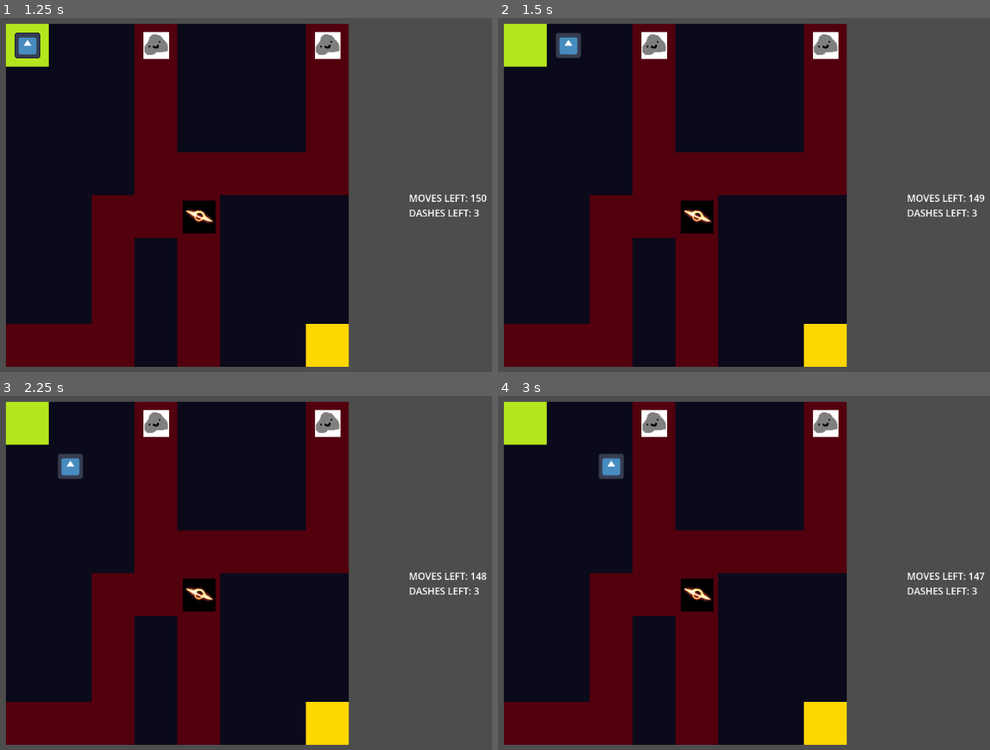
Above: before the commit, frames 1-4 (two rows, left to right).
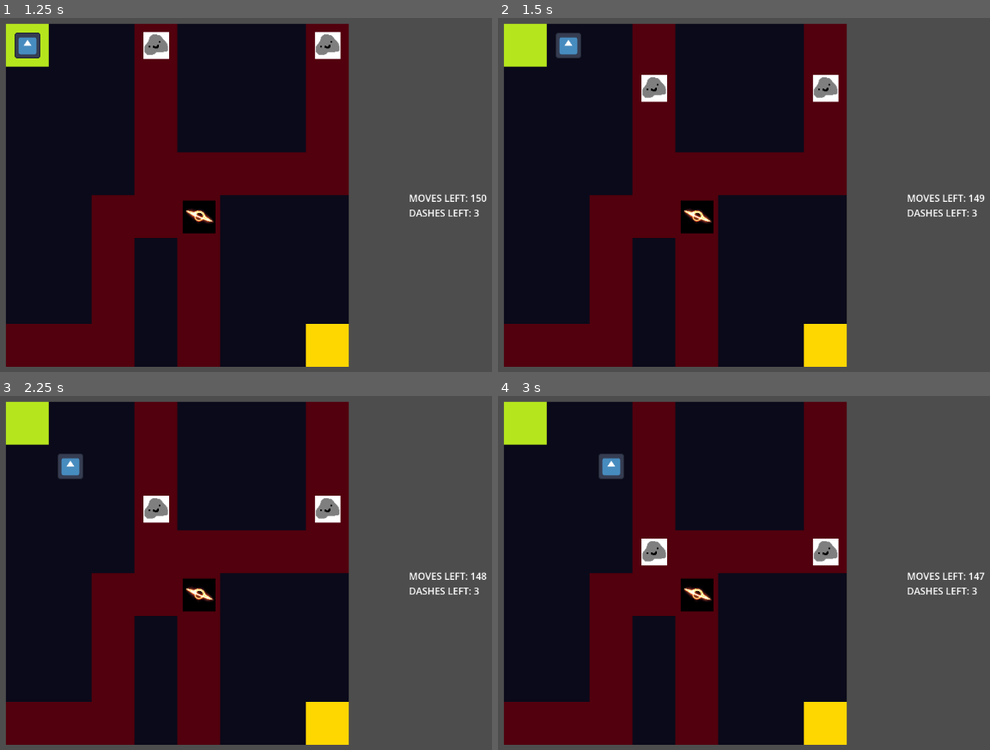
Above: after the commit, the same moments.

Repository: XilefEel/gameseed-2026
Game: Godot game, scene res://scenes/MainMenu.tscn
The game is run twice, just before and just after one commit, with the same random seed, the same clock (stepped at 60 frames per second) and the same inputs. The engine's default icon, where the game draws it, is replaced by a stand-in: a white triangle on a blue panel in a dark square.
Inputs:
- Up to frame 1 (1.25 s): click "Play" at 0.5 s
- Up to frame 2 (1.5 s): tap Enter at 1.25 s; hold Right (ui_right) from 1.28 s (still down); hold Shift from 1.28 s (still down)
- Up to frame 3 (2.25 s): tap Space at 2 s; release Right (ui_right) at 2.03 s; release Shift at 2.03 s; hold Down (ui_down) from 2.03 s (still down); tap Shift at 2.1 s
- Up to frame 4 (3 s): tap Enter at 2.75 s; release Down (ui_down) at 2.78 s; hold Right (ui_right) from 2.78 s (still down); hold E from 2.78 s (still down)

Frame 1 is identical in both runs. In frame 2, 1.7% of the frame differs, in the area x 29-70%, y 3-24%; in frame 3, 1.7%; in frame 4, 1.7%.

Commit message:
added working blackhole path curving

Diff:
--- a/scripts/player.gd
+++ b/scripts/player.gd
@@ -61,31 +61,30 @@
 
 
 func move(dir: Vector2i) -> void:
+	if is_in_red_zone(current_cell):
+		await game_over()
+		return
+
 	var next = current_cell + dir
 	if not grid.is_in_bounds(next) or grid.is_wall(next):
 		return
 
-	for b in blackholes:
-		if b.is_on_blackhole(next):
-			await game_over()
-			return
-
-	var cost = 1
-	for b in blackholes:
-		if b.is_yellow_zone(current_cell) or b.is_red_zone(current_cell):
-			cost = 2
-			break
+	if is_on_blackhole(next):
+		await game_over()
+		return
+
+	var cost = 2 if is_in_yellow_zone(current_cell) else 1
 
 	if moves_left < cost:
 		return
 
-	# var prev_cells = step_asteroids()
+	var prev_cells = step_asteroids()
 	current_cell = next
 	await move_to_cell(current_cell)
 
-	# if check_asteroid_collisions(prev_cells):
-	# 	await game_over()
-	# 	return
+	if check_asteroid_collisions(prev_cells):
+		await game_over()
+		return
 
 	moves_left -= cost
 
@@ -97,25 +96,43 @@
 	if dashes_left <= 0 or moves_left <= 0:
 		return
 
+	var dash_path := []
+	var curve := Vector2i.ZERO
+
+	for b in blackholes:
+		for i in range(1, 4):
+			var path_cell = current_cell + dir * i
+			if b.is_yellow_zone(path_cell) or b.is_red_zone(path_cell):
+				curve = get_curve_direction(dir, b.cell)
+				break
+
+	if curve == Vector2i.ZERO:
+		for i in range(1, 4):
+			dash_path.append(current_cell + dir * i)
+	else:
+		dash_path = [
+			current_cell + dir,
+			current_cell + dir * 2,
+			current_cell + dir * 2 + curve
+		]
+
 	var _prev_cells = step_asteroids()
 
-	for i in range(1, 4):
-		var next := current_cell + dir * i
-
-		if not grid.is_in_bounds(next) or grid.is_wall(next):
-			current_cell = next if grid.is_in_bounds(next) else current_cell + dir * (i - 1)
+	for cell in dash_path:
+		if not grid.is_in_bounds(cell) or grid.is_wall(cell) or is_on_blackhole(cell):
+			current_cell = cell if grid.is_in_bounds(cell) else dash_path[-2]
 			await move_to_cell(current_cell)
 			await game_over()
 			return
 
 		for a in asteroids:
-			if a.get_cell() == next:
-				current_cell = next
+			if a.get_cell() == cell:
+				current_cell = cell
 				await move_to_cell(current_cell)
 				await game_over()
 				return
 
-	current_cell += dir * 3
+	current_cell = dash_path[-1]
 	await move_to_cell(current_cell)
 	dashes_left -= 1
 	moves_left -= 1
@@ -160,12 +177,51 @@
 
 	return false
 
+
 func recharge() -> void:
 	if moves_left <= 0 or dashes_left >= 3 :
 		return
 
 	dashes_left += 1
 	moves_left -= 1
+
+
+func is_on_blackhole(cell: Vector2i) -> bool:
+	for b in blackholes:
+		if b.is_on_blackhole(cell):
+			return true
+
+	return false
+
+
+func is_in_red_zone(cell: Vector2i) -> bool:
+	for b in blackholes:
+		if b.is_red_zone(cell):
+			return true
+
+	return false
+
+
+func is_in_yellow_zone(cell: Vector2i) -> bool:
+	for b in blackholes:
+		if b.is_yellow_zone(cell):
+			return true
+
+	return false
+
+
+func get_curve_direction(dir: Vector2i, blackhole: Vector2i) -> Vector2i:
+	var to_blackhole = blackhole - current_cell
+	var cross = dir.x * to_blackhole.y - dir.y * to_blackhole.x
+
+	if cross > 0:
+		return Vector2i(-dir.y, dir.x)
+
+	if cross < 0:
+		return Vector2i(dir.y, -dir.x)
+
+	return Vector2i.ZERO
+
 
 
 func game_over() -> void:
